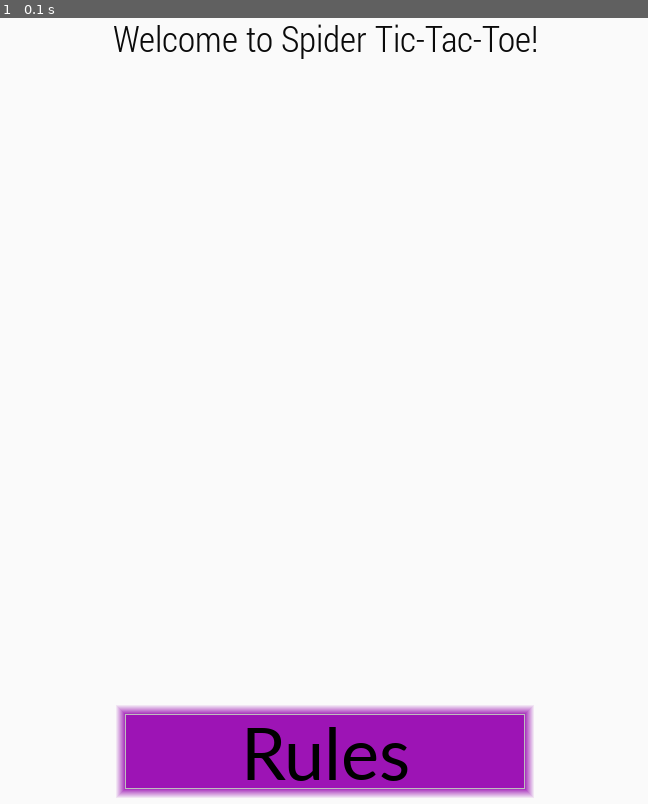
Above: before the commit, frame 1.
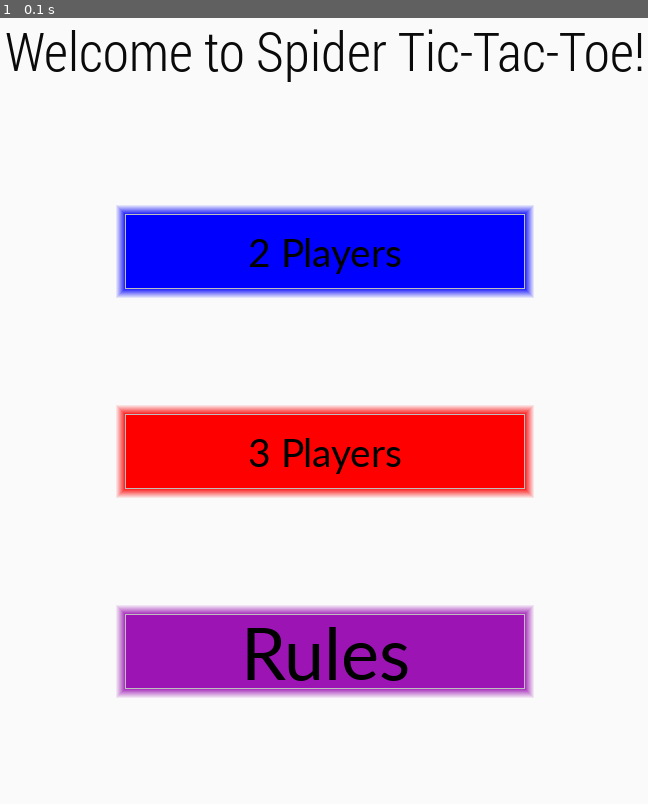
Above: after the commit, the same moment.

Repository: ryaneggert/SoftwareDesign_GameDev
Game: pygame game, started from Meg_Tests/welcome.py
Same seed, same stepped clock (60 frames per second), same inputs: the game is played once before the commit and once after it. The source is Python 2; it was converted automatically to run under Python 3.
Inputs:
- Up to frame 1 (0.1 s): no input

The runs differ from the first frame. In frame 1, 31% of the frame differs, in the area x 0-100%, y 0-100%.

Commit message:
Added p2 and p3 buttons

Diff:
--- a/Meg_Tests/welcome.py
+++ b/Meg_Tests/welcome.py
@@ -60,14 +60,32 @@
     background.fill((250, 250, 250))
     screen.blit(background, (0, 0))
 
+     # Make a blue 2 player button
+    p2_button = Button()
+    p2 = p2_button.create_button(background,(0,0,255), 200, 200, 400, 75, 0, "2 Players", (0,0,0))
+    p2pos = p2.get_rect()
+    p2pos.centerx = screen.get_rect().centerx
+    screen.blit(p2, p2pos)
+    pyg.display.flip()
+
+     # Make a red 3 player button
+    p3_button = Button()
+    p3 = p3_button.create_button(background,(255,0,0), 200, 400, 400, 75, 0, "3 Players", (0,0,0))
+    p3pos = p3.get_rect()
+    p3pos.centerx = screen.get_rect().centerx
+    screen.blit(p3, p3pos)
+    pyg.display.flip()
+
     # Make a purple rules button
     rules_button = Button()
-    rule = rules_button.create_button(background,(157,20,181), 200, 700, 400, 75, 0, "Rules", (0,0,0))
-    screen.blit(rule, (0,0))
+    rule = rules_button.create_button(background,(157,20,181), 200, 600, 400, 75, 0, "Rules", (0,0,0))
+    rulespos = rule.get_rect()
+    rulespos.centerx = screen.get_rect().centerx
+    screen.blit(rule, rulespos)
     pyg.display.flip()
 
     # Display title text
-    font = pyg.font.Font("fonts/RobotoCondensed-Light.ttf", 36)
+    font = pyg.font.Font("fonts/RobotoCondensed-Light.ttf", 54)
     text = font.render("Welcome to Spider Tic-Tac-Toe!", 1, (10, 10, 10))
     textpos = text.get_rect()
     textpos.centerx = screen.get_rect().centerx
